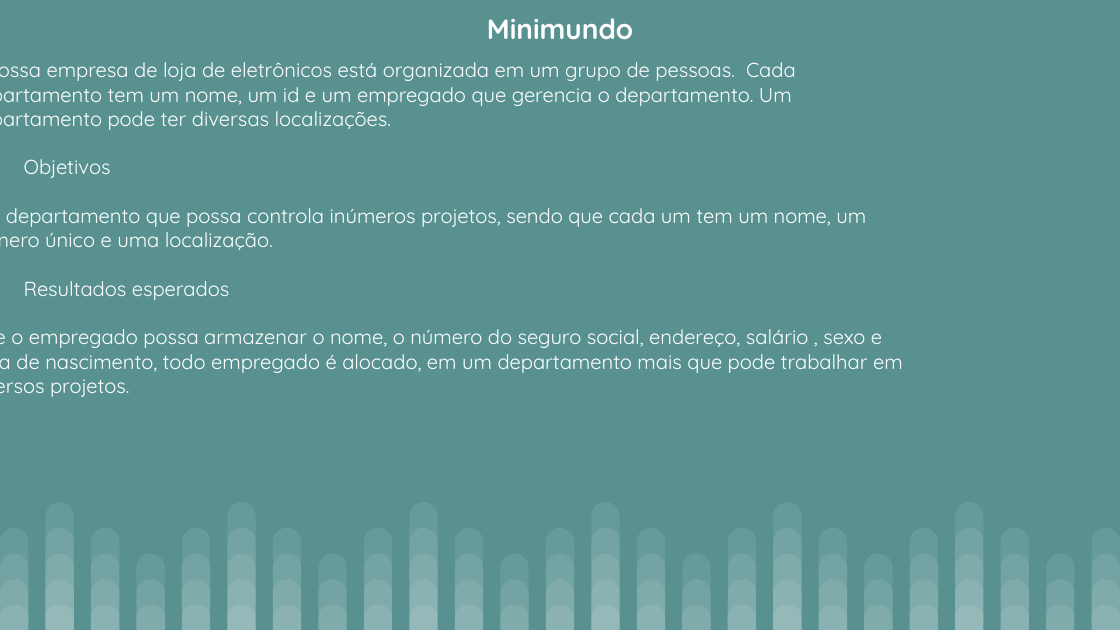
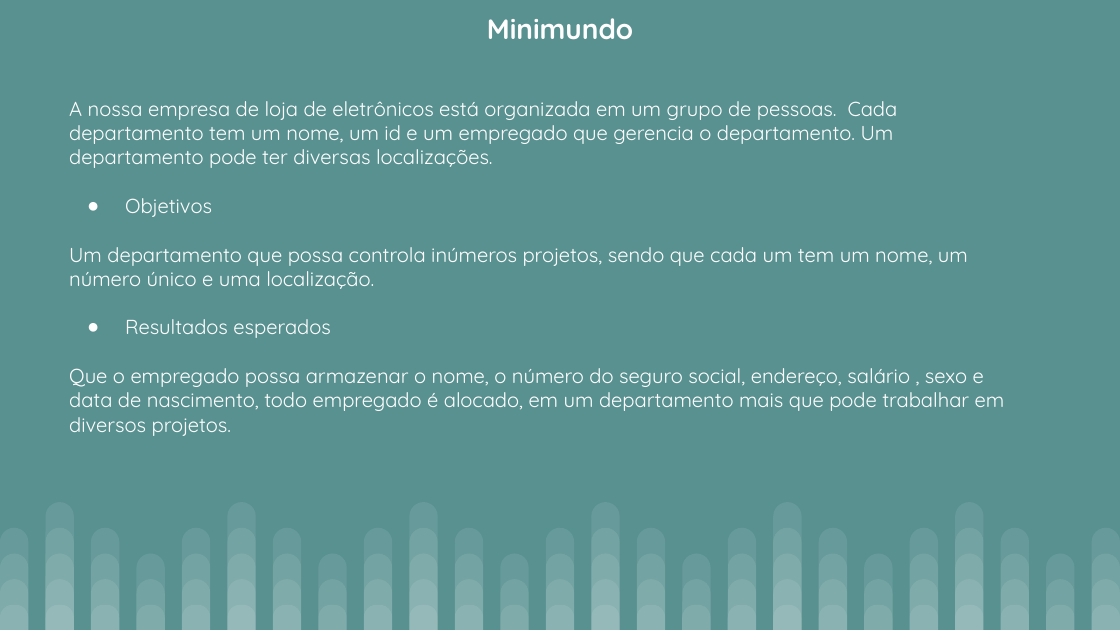
Before and after one commit to Neitsz/Projeto-de-Banco-de-Dados, a slide deck: slide 2 of Slide Revisado 06-06-2024.pptx. Drawn at 1120x630 pixels with LibreOffice and Linux fonts; fonts in the diff are those of the drawing. Boxes give left, top, right and bottom in pixels: in the first picture for what was removed or moved away, otherwise in the second. Text is boxed around its words. In the diff, an @@ line names an element or a change of style, - is before the commit and + after.

```diff
--- a/Slide Revisado 06-06-2024.pptx
+++ b/Slide Revisado 06-06-2024.pptx
@@ text "A nossa empresa de loja ..." rewrapped from (6,62,903,397) to (69,101,1005,436) @@
```
